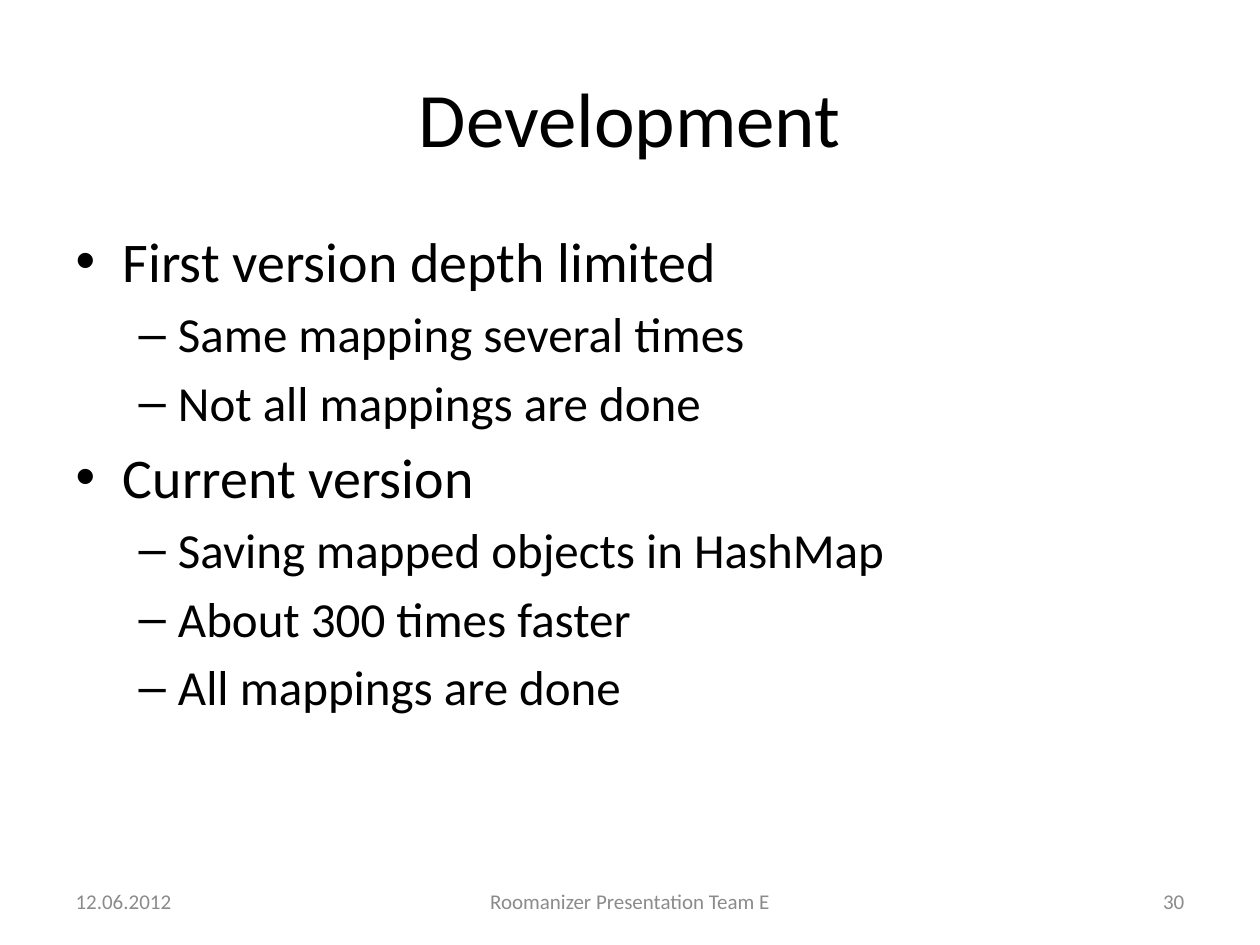
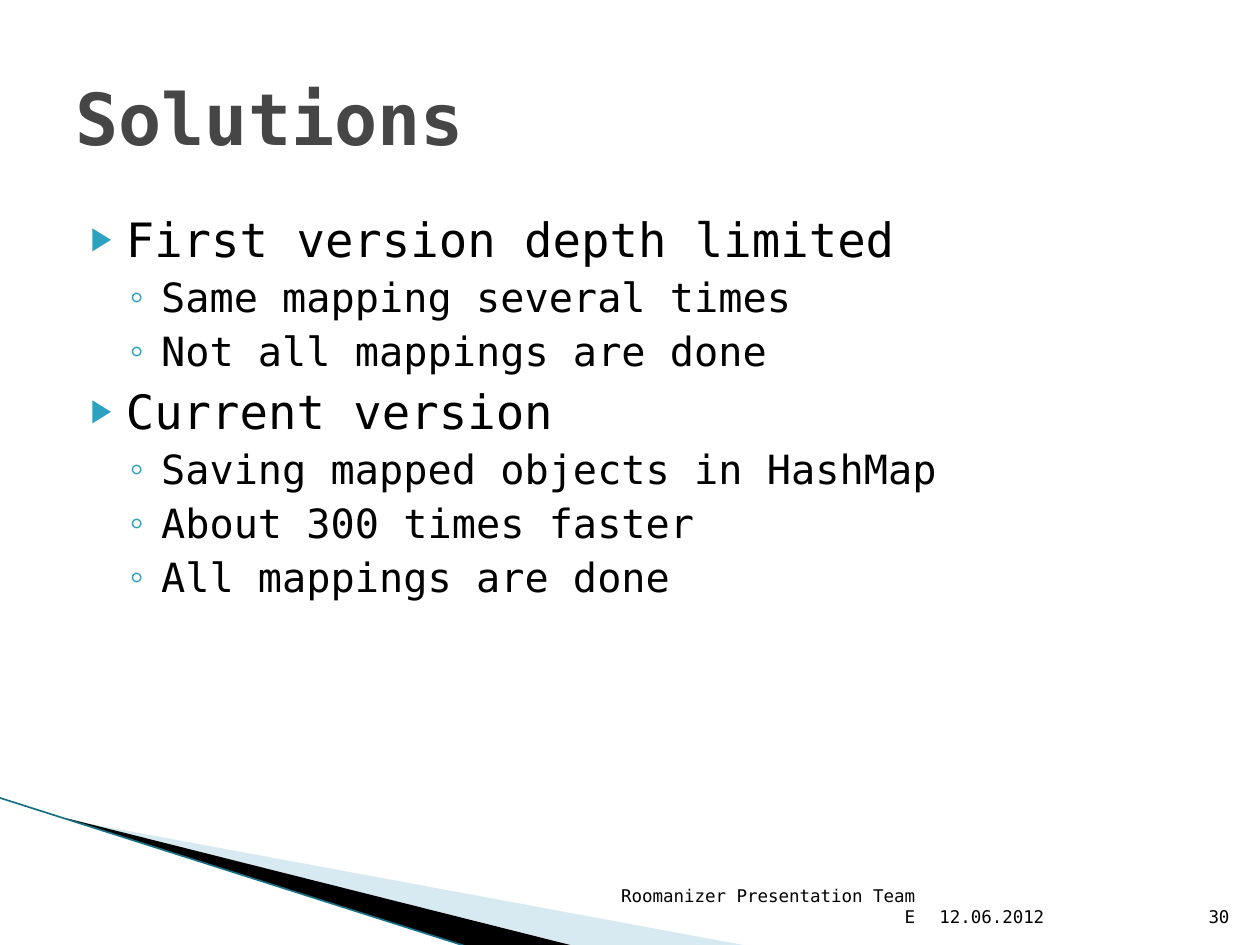
Before and after one commit to markusmo/HotelSoftware, a slide deck: slide 30 of Documentation/Praesentation/PresentationRoomanizer.pptx. Drawn at 1260x945 pixels with LibreOffice and Linux fonts; fonts in the diff are those of the drawing; background and template pictures are left out. Boxes give left, top, right and bottom in pixels: in the first picture for what was removed or moved away, otherwise in the second. Text is boxed around its words. In the diff, an @@ line names an element or a change of style, - is before the commit and + after.

```diff
--- a/Documentation/Praesentation/PresentationRoomanizer.pptx
+++ b/Documentation/Praesentation/PresentationRoomanizer.pptx
@@ title at [75, 87, 464, 146]: text changed; size 44 to 41 pt; font Calibri to DejaVu Sans Mono; text colour #000000 to #464646; bold on @@
-Development
+Solutions
@@ text "First version depth limited": place and size @@
-text "First version depth limited" at [123, 243, 884, 714]
+text "First version depth limited" at [126, 220, 937, 601]
@@ text "First version depth limited" at [126, 220, 937, 601]: size 32 to 27 pt in "First version depth limited", "Current version"; font Calibri to DejaVu Sans Mono; size 28 to 23 pt in "Same mapping several times", "Not all mappings are done", "Saving mapped objects in HashMap", "About 300 times faster" and 1 more places; bullet • to ▶; less space between paragraphs; bullet – to ◦ @@
@@ line added from (0, 798) to (467, 945), #97C5D8 0.95 pt @@
@@ freeform shape added at [67, 818, 576, 945], fill #000000 @@
@@ freeform shape added at [69, 819, 750, 945], fill #A0CBDC at 40% opacity @@
@@ text "Roomanizer Presentation Team E": place and size @@
-text "Roomanizer Presentation Team E" at [490, 894, 769, 909]
+text "Roomanizer Presentation Team E" at [621, 888, 916, 923]
@@ text "Roomanizer Presentation Team E" at [621, 888, 916, 923]: size 12 to 10 pt, font Calibri to DejaVu Sans Mono, text colour #8C8C8C to #000000; alignment centre to right; vertical alignment middle to bottom @@
@@ text "12.06.2012" at [939, 910, 1044, 924]: size 12 to 10 pt, font Calibri to DejaVu Sans Mono, text colour #8C8C8C to #000000; vertical alignment middle to bottom @@
@@ text "12.06.2012": place and size @@
-text "12.06.2012" at [76, 895, 172, 909]
+text "12.06.2012" at [939, 910, 1044, 924]
@@ page number: place and size @@
-page number at [1163, 895, 1184, 909]
+page number at [1209, 910, 1230, 924]
@@ page number at [1209, 910, 1230, 924]: size 12 to 10 pt, font Calibri to DejaVu Sans Mono, text colour #8C8C8C to #000000; vertical alignment middle to bottom @@
```
Also in this commit, not shown: 46 other slides changed.
